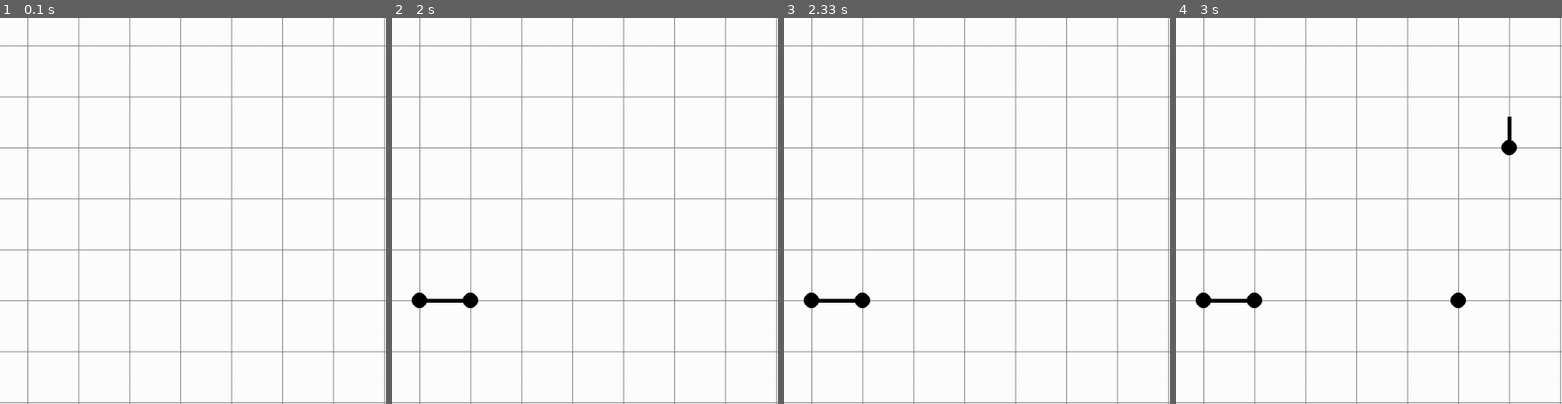
Above: before the commit, frames 1-4 (left to right).
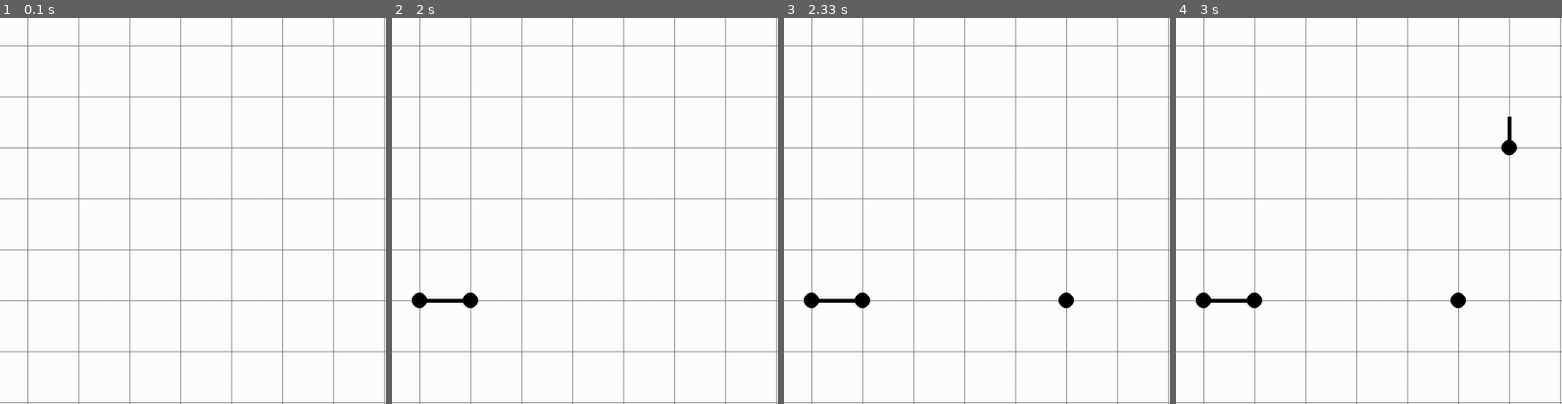
Above: after the commit, the same moments.

Repository: BrMaro/DotsAndBoxes-Game-with-Pygame
Game: pygame game, started from main.py
Two runs of this game, one before a commit and one after it. Both use one fixed random seed, a clock stepped at 60 frames per second and the inputs below.
Inputs (mouse positions are % of the whole screen's width and height, from its top left):
- Up to frame 1 (0.1 s): no input
- Up to frame 2 (2 s): press the mouse at (50, 57) at 0.37 s; move the mouse to (38, 54) at 0.47 s; release the mouse at (26, 51) at 0.6 s; press the mouse at (50, 57) at 0.7 s; move the mouse to (68, 71) at 0.8 s; release the mouse at (87, 85) at 0.93 s; press the mouse at (50, 57) at 1.03 s; move the mouse to (32, 52) at 1.13 s; release the mouse at (14, 47) at 1.27 s
- Up to frame 3 (2.33 s): press the mouse at (50, 57) at 2.2 s; move the mouse to (66, 52) at 2.3 s
- Up to frame 4 (3 s): release the mouse at (81, 48) at 2.43 s; click (71, 32) at 2.55 s; click (72, 25) at 2.88 s
The pictures show only the part of the screen within x 29-79%, y 16-66%; the shares and areas given below are measured in that part.

Frames 1-2 are identical in both runs. In frame 3, 0.1% of the frame differs, in the area x 71-76%, y 71-76%; in frame 4, nothing differs.

Commit message:
dont change player if clicking on an alrady clicked filew

Diff:
--- a/main.py
+++ b/main.py
@@ -150,16 +150,14 @@
     while running:
         current_player = players[current_player_index]
 
-        draw(win, grid, ROWS, width, clicked_corners, highlighted_lines_arr, current_player)
 
         for event in pygame.event.get():
             if event.type == pygame.QUIT:
                 running = False
 
             # click and only click open corners
-            # Rembmer the clicked corners array contains a 2d tuple(corner,BLACK)
+            # Remember the clicked corners array contains a 2d tuple(corner,BLACK)
             if pygame.mouse.get_pressed()[0] and not ((get_clicked_corner(grid), BLACK) in clicked_corners):
-                current_player_index = (current_player_index + 1) % len(players)
 
                 corner = get_clicked_corner(grid)
                 if corner and (corner, BLACK) not in clicked_corners:
@@ -169,6 +167,10 @@
                                 (abs(prev_corner[1] - corner[1]) == grid[0][0].width and prev_corner[0] == corner[0])):
                             draw_animated_line(win, prev_corner, corner, highlighted_lines_arr, BLACK)
                     clicked_corners.append((corner, BLACK))
+                current_player_index = (current_player_index + 1) % len(players)
+
+        draw(win, grid, ROWS, width, clicked_corners, highlighted_lines_arr, current_player)
+
 
         pygame.display.update()
         clock.tick(FPS)
